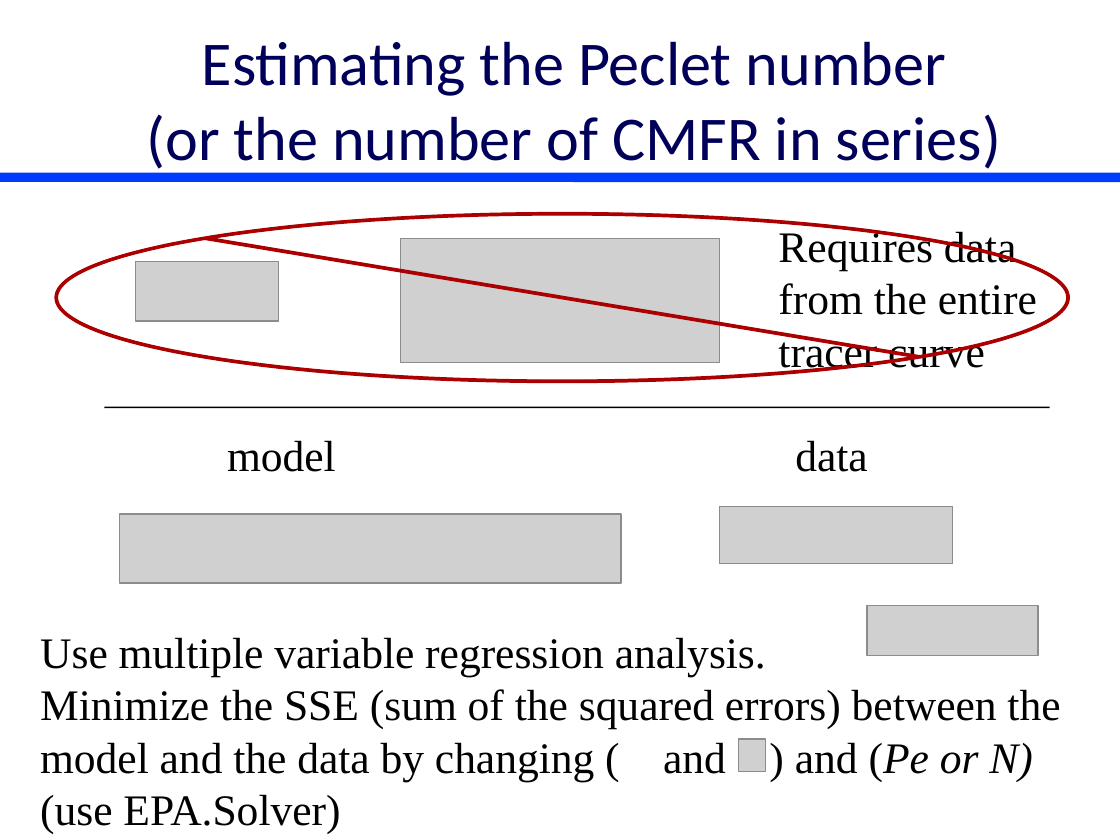
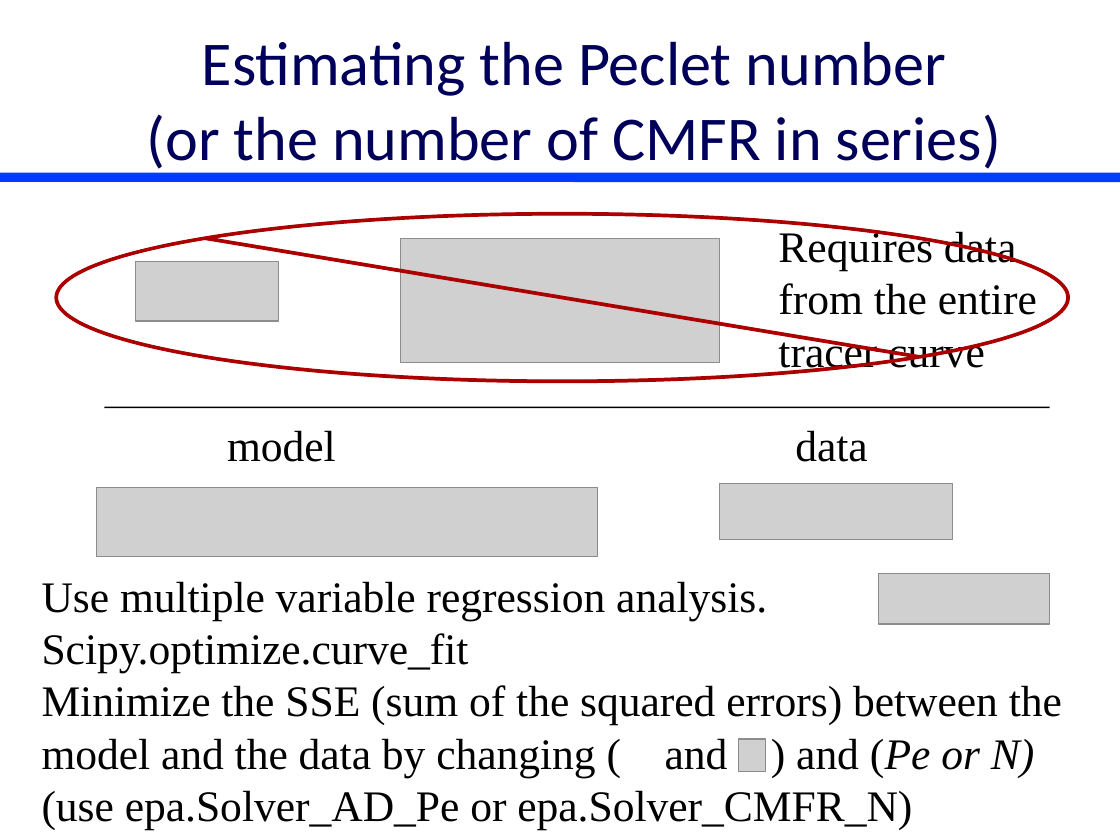
Before and after one commit to monroews/CEE4530, a slide deck: slide 37 of website/pptx/Reactors.pptx (slide 38 before the commit). Drawn at 1120x840 pixels with LibreOffice and Linux fonts; fonts in the diff are those of the drawing; grey boxes stand for pictures; background and template pictures are left out. Boxes give left, top, right and bottom in pixels: in the first picture for what was removed or moved away, otherwise in the second. Text is boxed around its words. In the diff, an @@ line names an element or a change of style, - is before the commit and + after.

```diff
--- a/website/pptx/Reactors.pptx
+++ b/website/pptx/Reactors.pptx
@@ text "model": place and size @@
-text "model" at box(227, 440, 336, 472)
+text "model" at box(227, 430, 336, 462)
@@ text "data": place and size @@
-text "data" at box(795, 440, 867, 472)
+text "data" at box(795, 430, 867, 462)
@@ picture: place and size @@
-picture at box(120, 514, 622, 584)
+picture at box(96, 487, 598, 557)
@@ picture: place and size @@
-picture at box(719, 507, 952, 563)
+picture at box(719, 484, 952, 540)
@@ text "Use multiple variable regression analysis.": place and size @@
-text "Use multiple variable regression analysis." at box(40, 637, 1060, 834)
+text "Use multiple variable regression analysis." at box(42, 581, 1062, 830)
@@ picture: place and size @@
-picture at box(867, 605, 1038, 655)
+picture at box(879, 573, 1051, 624)
@@ text at box(42, 633, 1062, 830): text changed @@
-Minimize the SSE (sum of the squared errors) between the model and the data by changing ( and ) and (Pe or N) (use EPA.Solver)
+Scipy.optimize.curve_fit
+Minimize the SSE (sum of the squared errors) between the model and the data by changing ( and ) and (Pe or N) (use epa.Solver_AD_Pe or epa.Solver_CMFR_N)
```
Also in this commit, not shown: 10 other slides changed, 1 slide removed, 1 other file.
